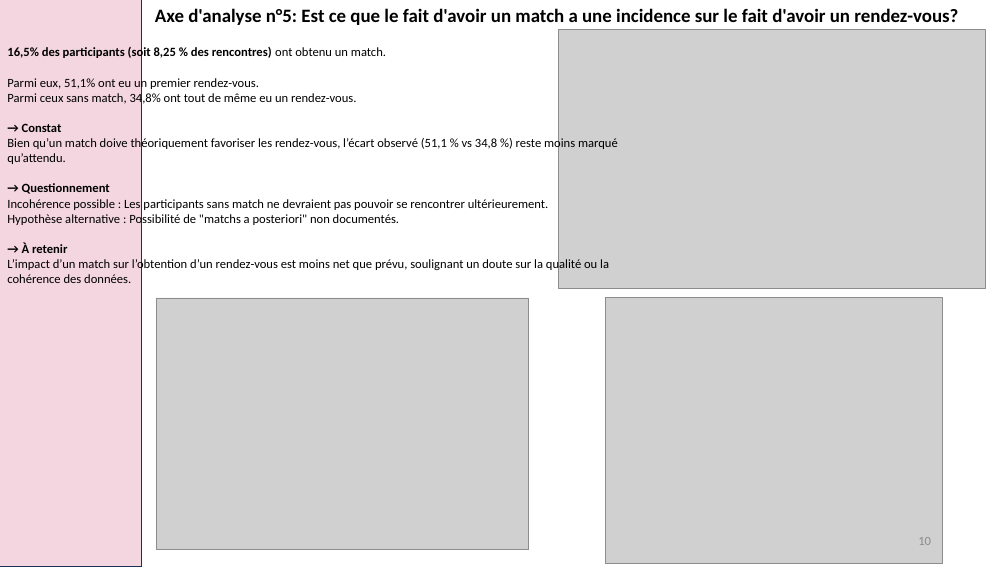
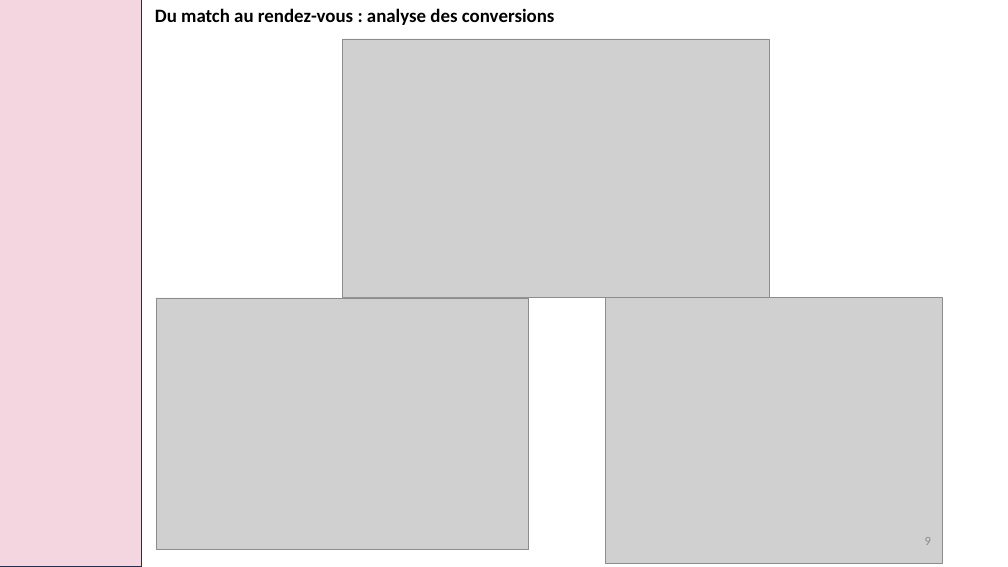
Before and after one commit to laura-lucchini/projet_speed_dating_bloc2_RNCP, a slide deck: slide 9 of speed_dating.pptx (slide 10 before the commit). Drawn at 1008x567 pixels with LibreOffice and Linux fonts; fonts in the diff are those of the drawing; grey boxes stand for pictures. Boxes give left, top, right and bottom in pixels: in the first picture for what was removed or moved away, otherwise in the second. Text is boxed around its words. In the diff, an @@ line names an element or a change of style, - is before the commit and + after.

```diff
--- a/speed_dating.pptx
+++ b/speed_dating.pptx
@@ text at [155,8,555,25]: text changed @@
-Axe d'analyse n°5: Est ce que le fait d'avoir un match a une incidence sur le fait d'avoir un rendez-vous?
+Du match au rendez-vous : analyse des conversions
@@ text removed at [7,46,618,283] @@
-16,5% des participants (soit 8,25 % des rencontres) ont obtenu un match.
-Parmi eux, 51,1% ont eu un premier rendez-vous.
-Parmi ceux sans match, 34,8% ont tout de même eu un rendez-vous.
-→ Constat
-Bien qu’un match doive théoriquement favoriser les rendez-vous, l’écart observé (51,1 % vs 34,8 %) reste moins marqué qu’attendu.
-→ Questionnement
-Incohérence possible : Les participants sans match ne devraient pas pouvoir se rencontrer ultérieurement.
-Hypothèse alternative : Possibilité de "matchs a posteriori" non documentés.
-→ À retenir
-L’impact d’un match sur l’obtention d’un rendez-vous est moins net que prévu, soulignant un doute sur la qualité ou la cohérence des données.
@@ picture: place and size @@
-picture at [559,29,986,288]
+picture at [343,39,770,298]
@@ page number at [925,537,931,545]: text changed @@
-10
+9
```
Also in this commit, not shown: 5 other slides changed, 1 slide added, 3 slides removed, 3 other files.
